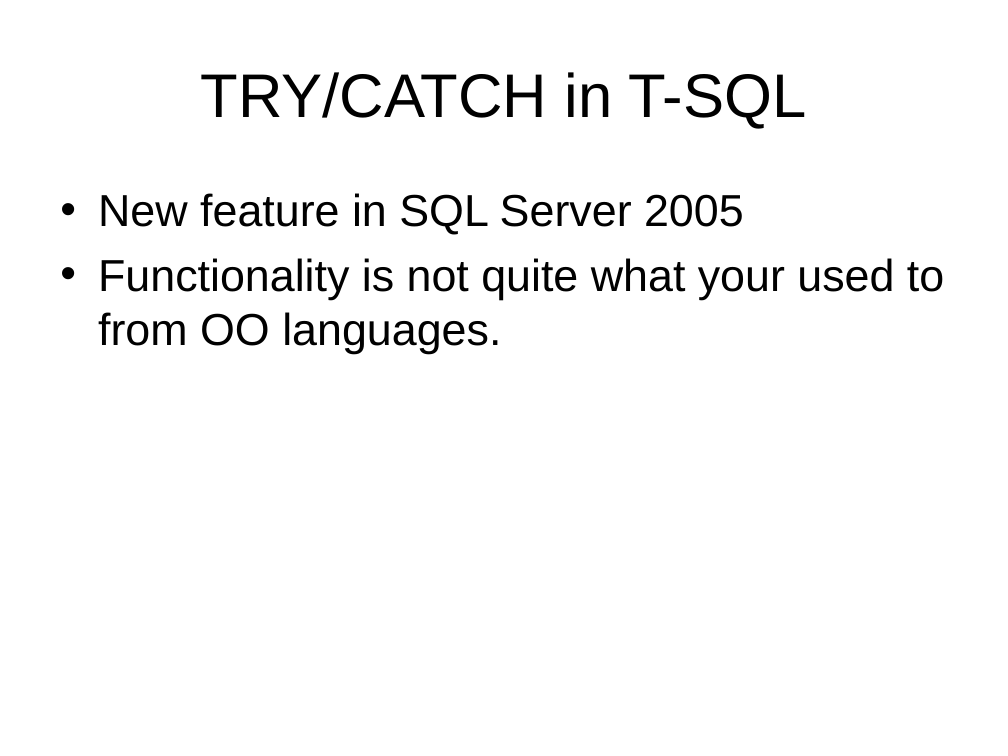
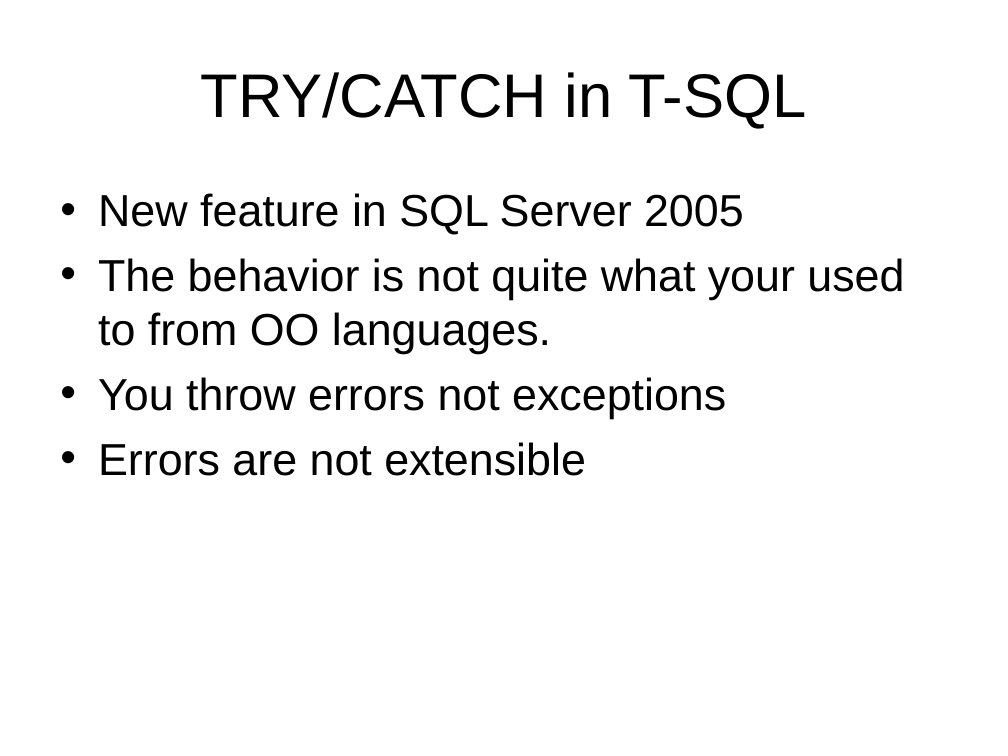
Before and after one commit to LIPHP/Employee-Contact-List, a slide deck: slide 28 of Docs/Using Microsoft SQL Server with PHP.ppt (slide 23 before the commit). Drawn at 1008x756 pixels with LibreOffice and Linux fonts; fonts in the diff are those of the drawing. Boxes give left, top, right and bottom in pixels: in the first picture for what was removed or moved away, otherwise in the second. Text is boxed around its words. In the diff, an @@ line names an element or a change of style, - is before the commit and + after.

```diff
--- a/Docs/Using Microsoft SQL Server with PHP.ppt
+++ b/Docs/Using Microsoft SQL Server with PHP.ppt
@@ text at (x1=98, y1=258, x2=904, y2=476): text changed @@
-• Functionality is not quite what your used to from OO languages.
+• The behavior is not quite what your used to from OO languages.
+• You throw errors not exceptions
+• Errors are not extensible
```
Also in this commit, not shown: 8 other slides changed, 9 slides added, 2 slides removed, 2 other files.
